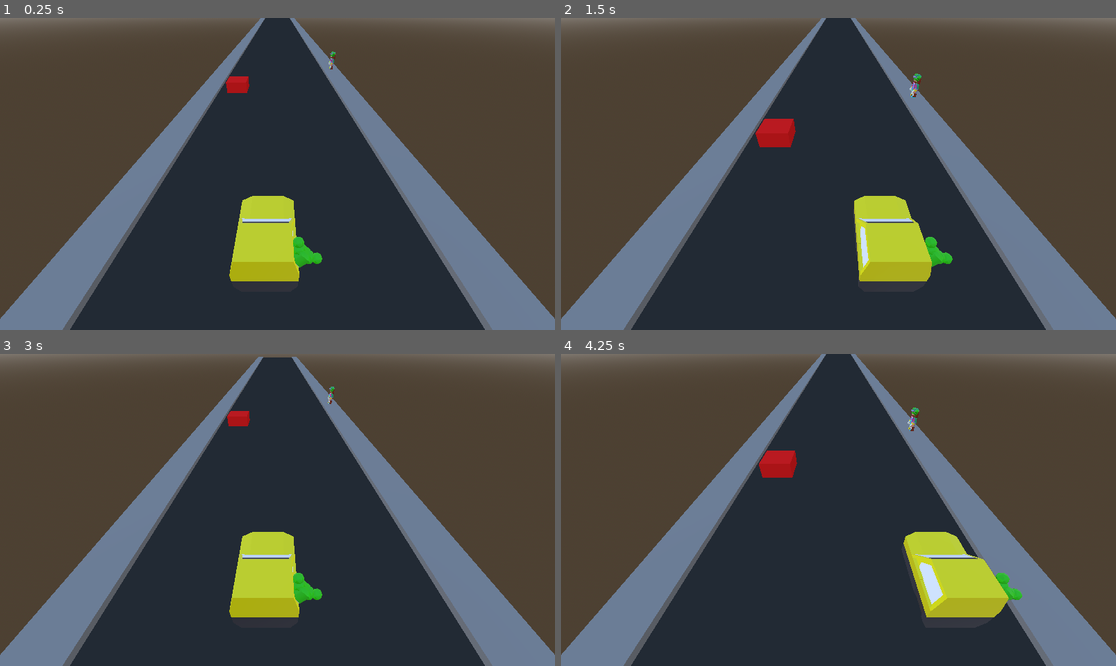
Above: before the commit, frames 1-4 (two rows, left to right).
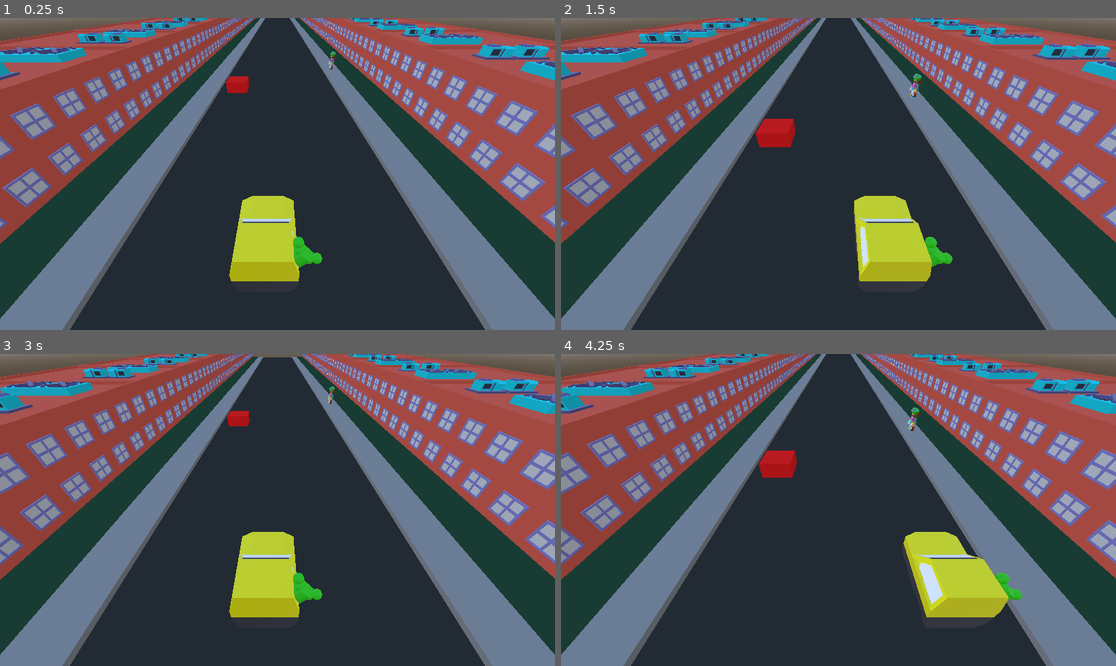
Above: after the commit, the same moments.

Repository: the-g-force/ClownTown
Game: Godot game, scene res://world.tscn
The game is run twice, just before and just after one commit, with the same random seed, the same clock (stepped at 60 frames per second) and the same inputs.
Inputs:
- Up to frame 1 (0.25 s): no input
- Up to frame 2 (1.5 s): hold D (move_right) 0.53-1.28 s; hold A (move_left) from 1.28 s (still down)
- Up to frame 3 (3 s): release A (move_left) at 2.03 s; hold D (move_right) 2.03-2.75 s; click "Play A Goon" at 2.75 s
- Up to frame 4 (4.25 s): hold D (move_right) from 3.53 s (still down)

The runs differ from the first frame. In frame 1, 43% of the frame differs, in the area x 0-100%, y 0-97%; in frame 2, 43%; in frame 3, 43%; in frame 4, 43%.

Commit message:
Add buildings on both sides

Diff:
--- a/project/city/block.tscn
+++ b/project/city/block.tscn
@@ -1,6 +1,7 @@
-[gd_scene load_steps=7 format=3 uid="uid://bxivuld1w250u"]
+[gd_scene load_steps=12 format=3 uid="uid://bxivuld1w250u"]
 
 [ext_resource type="Script" path="res://city/block.gd" id="1_tqbub"]
+[ext_resource type="PackedScene" uid="uid://bocxj08o7r4wi" path="res://city/building.glb" id="2_as2d7"]
 
 [sub_resource type="StandardMaterial3D" id="StandardMaterial3D_twmwn"]
 albedo_color = Color(0.152941, 0.152941, 0.152941, 1)
@@ -17,6 +18,19 @@
 
 [sub_resource type="BoxShape3D" id="BoxShape3D_0dqx2"]
 size = Vector3(1, 0.25, 5)
+
+[sub_resource type="StandardMaterial3D" id="StandardMaterial3D_bq37n"]
+albedo_color = Color(0.0588235, 0.254902, 0.14902, 1)
+
+[sub_resource type="BoxMesh" id="BoxMesh_t6wuu"]
+material = SubResource("StandardMaterial3D_bq37n")
+size = Vector3(10, 0.25, 5)
+
+[sub_resource type="BoxShape3D" id="BoxShape3D_4xlac"]
+size = Vector3(10, 0.25, 5)
+
+[sub_resource type="BoxShape3D" id="BoxShape3D_1sw64"]
+size = Vector3(10, 0.25, 5)
 
 [node name="Block" type="Node3D"]
 script = ExtResource("1_tqbub")
@@ -42,6 +56,24 @@
 [node name="CollisionShape3D" type="CollisionShape3D" parent="Sidewalk_Right"]
 shape = SubResource("BoxShape3D_0dqx2")
 
+[node name="Ground_Right" type="StaticBody3D" parent="."]
+transform = Transform3D(1, 0, 0, 0, 1, 0, 0, 0, 1, 9, 0, 0)
+
+[node name="MeshInstance3D" type="MeshInstance3D" parent="Ground_Right"]
+mesh = SubResource("BoxMesh_t6wuu")
+
+[node name="CollisionShape3D" type="CollisionShape3D" parent="Ground_Right"]
+shape = SubResource("BoxShape3D_4xlac")
+
+[node name="Ground_left" type="StaticBody3D" parent="."]
+transform = Transform3D(1, 0, 0, 0, 1, 0, 0, 0, 1, -9, 0, 0)
+
+[node name="MeshInstance3D" type="MeshInstance3D" parent="Ground_left"]
+mesh = SubResource("BoxMesh_t6wuu")
+
+[node name="CollisionShape3D" type="CollisionShape3D" parent="Ground_left"]
+shape = SubResource("BoxShape3D_1sw64")
+
 [node name="Sidewalk_Left" type="StaticBody3D" parent="."]
 transform = Transform3D(1, 0, 0, 0, 1, 0, 0, 0, 1, -3.5, 0, 0)
 
@@ -51,4 +83,10 @@
 [node name="CollisionShape3D" type="CollisionShape3D" parent="Sidewalk_Left"]
 shape = SubResource("BoxShape3D_0dqx2")
 
+[node name="Building_Left" parent="." instance=ExtResource("2_as2d7")]
+transform = Transform3D(1, 0, 0, 0, 1, 0, 0, 0, 1, -8.22268, 0.85, -0.132267)
+
+[node name="Building_Right" parent="." instance=ExtResource("2_as2d7")]
+transform = Transform3D(-1, 0, -8.74228e-08, 0, 1, 0, 8.74228e-08, 0, -1, 8.251, 0.85, -0.132267)
+
 [connection signal="screen_entered" from="VisibleOnScreenNotifier3D" to="." method="_on_visible_on_screen_notifier_3d_screen_entered"]
